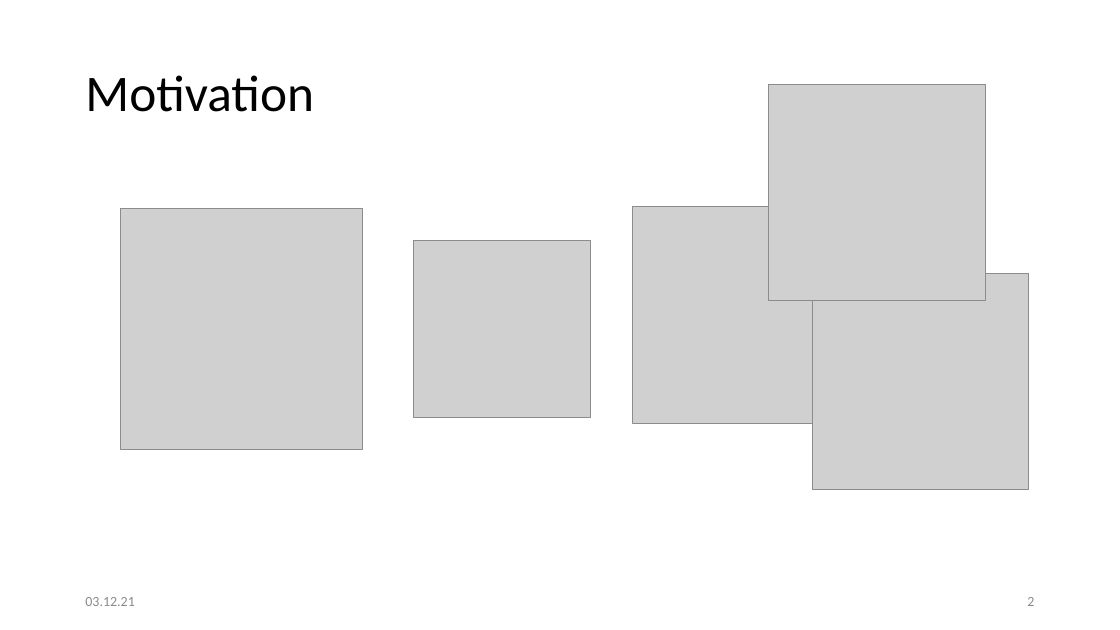
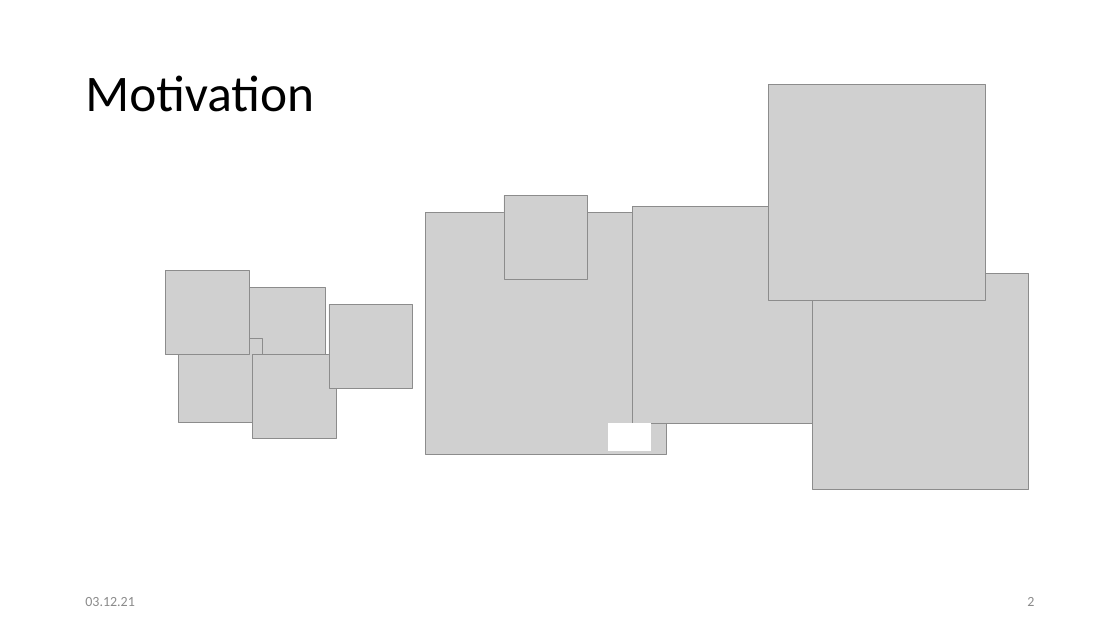
Before and after one commit to kittyahy/PSEAppGruppe2, a slide deck: slide 2 of Praesentationen/01-Definitionsphase/Präsentation.pptx. Drawn at 1120x630 pixels with LibreOffice and Linux fonts; fonts in the diff are those of the drawing; grey boxes stand for pictures; background and template pictures are left out. Boxes give left, top, right and bottom in pixels: in the first picture for what was removed or moved away, otherwise in the second. Text is boxed around its words. In the diff, an @@ line names an element or a change of style, - is before the commit and + after.

```diff
--- a/Praesentationen/01-Definitionsphase/Präsentation.pptx
+++ b/Praesentationen/01-Definitionsphase/Präsentation.pptx
@@ picture added at box(504, 196, 588, 280) @@
@@ picture: place and size @@
-picture at box(121, 208, 363, 450)
+picture at box(425, 213, 667, 455)
@@ picture removed at box(413, 240, 591, 418) @@
@@ picture added at box(166, 271, 250, 355) @@
@@ picture added at box(242, 288, 326, 372) @@
@@ picture added at box(329, 304, 413, 388) @@
@@ picture added at box(179, 339, 263, 423) @@
@@ picture added at box(252, 355, 336, 439) @@
@@ rectangle added at box(608, 423, 650, 450), fill #FFFFFF, outline #FFFFFF 1 pt @@
```
Also in this commit, not shown: 3 other slides changed, 1 slide added.
